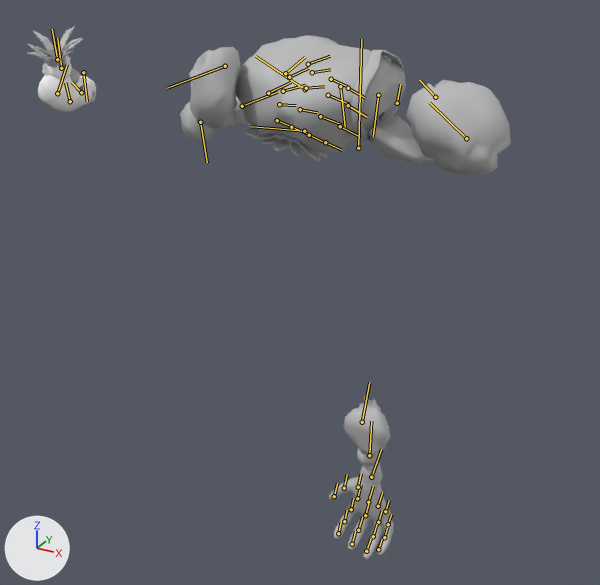
What one commit did to the FBX model Run4YourLife/Assets/Art/Characters/Boss/R4YL_CHAR_BOSS.fbx.
Before and after are seen from a camera (50 mm lens) standing at (0.076, -0.164, 0.045) and looking at (-0.026, 0.02, -0.048). Arrows for +X, +Y and +Z are at lower left; the lights stay in place. Both versions are drawn at frame 701 of the action 'Take 001'; the numbers are the values there. The bones that bend it are drawn over the model as lines.

Objects in the first picture: 'Boss_Anim2:Boss_Body', 'Boss_Anim2:Boss_Feathers', 'Boss_Anim2:Boss_Head', 'Boss_Anim2:Boss_L_Hand', 'Boss_Anim2:Boss_Neckless', 'Boss_Anim2:Boss_R_Hand', 'Boss_Anim2:Boss_eyebows'.
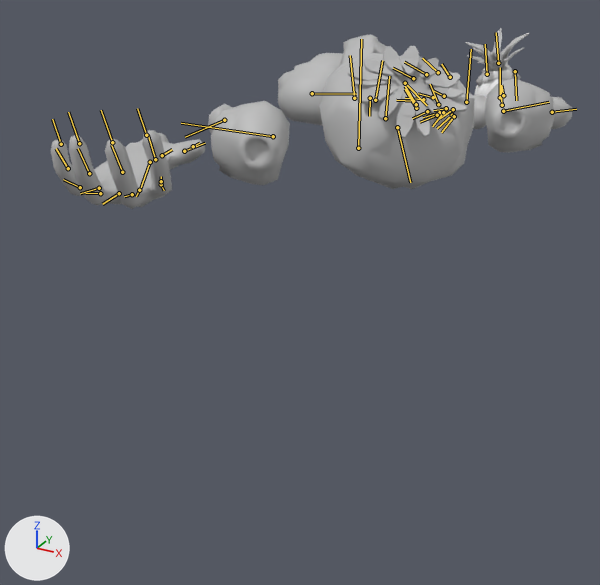
Where the change shows, as pixel boxes [x1, y1, x2, y2] in the pictures (600 x 585 px):
'Boss_Anim2:Boss_Body', posed (10% wider, 64% shorter)
    before: [180, 35, 511, 466]
    after: [208, 34, 573, 189]
'Boss_Anim2:Boss_L_Hand', posed
    before: [233, 96, 247, 125]
    after: [51, 130, 205, 209]
'Boss_Anim2:Boss_Neckless', posed
    before: [243, 117, 328, 162]
    after: [348, 46, 467, 138]
'Boss_Anim2:Boss_R_Hand', posed
    before: [329, 460, 394, 559]
    after: [437, 67, 486, 129]
'Boss_Anim2:Boss_Head', posed
    before: [38, 50, 96, 112]
    after: [474, 61, 521, 98]
'Boss_Anim2:Boss_Feathers', posed (12% wider)
    before: [27, 26, 83, 69]
    after: [466, 28, 529, 72]
'Boss_Anim2:Boss_eyebows', posed (24% wider)
    before: [44, 68, 80, 84]
    after: [476, 71, 521, 86]
bone 'Boss_Anim2:CenterHip', root to tip
    before: (397, 103) to (400, 84)
    after: (370, 98) to (369, 116)
bone 'Boss_Anim2:CenterFoot', root to tip
    before: (435, 97) to (419, 80)
    after: (354, 98) to (350, 55)
bone 'Boss_Anim2:CenterSpine', root to tip
    before: (378, 95) to (373, 136)
    after: (375, 100) to (382, 60)
bone 'Boss_Anim2:CenterSpine.001', root to tip
    before: (340, 86) to (345, 127)
    after: (385, 118) to (389, 76)
bone 'Boss_Anim2:CenterSpine.002', root to tip
    before: (305, 89) to (255, 56)
    after: (397, 127) to (410, 182)
bone 'Boss_Anim2:CenterHead', root to tip
    before: (57, 93) to (67, 64)
    after: (500, 97) to (500, 67)
bone 'Boss_Anim2:RightShoulder', root to tip
    before: (362, 422) to (369, 382)
    after: (503, 111) to (549, 102)
bone 'Boss_Anim2:RightElbow', root to tip
    before: (369, 455) to (371, 421)
    after: (552, 112) to (576, 109)
bone 'Boss_Anim2:RightHand', root to tip
    before: (371, 477) to (381, 449)
    after: (466, 102) to (471, 49)
bone 'Boss_Anim2:RightFinger4', root to tip
    before: (378, 506) to (382, 492)
    after: (438, 72) to (422, 58)
bone 'Boss_Anim2:RightFinger', root to tip
    before: (378, 522) to (382, 510)
    after: (433, 97) to (418, 93)
bone 'Boss_Anim2:RightFinger.001', root to tip
    before: (373, 536) to (377, 524)
    after: (439, 112) to (423, 117)
bone 'Boss_Anim2:RightFinger.002', root to tip
    before: (366, 551) to (371, 538)
    after: (452, 115) to (437, 128)
bone 'Boss_Anim2:RightFinger3', root to tip
    before: (368, 502) to (373, 486)
    after: (426, 74) to (404, 62)
bone 'Boss_Anim2:RightFinger.003', root to tip
    before: (365, 515) to (369, 502)
    after: (423, 99) to (405, 98)
bone 'Boss_Anim2:RightFinger.004', root to tip
    before: (358, 530) to (362, 517)
    after: (437, 115) to (420, 122)
bone 'Boss_Anim2:RightFinger2', root to tip
    before: (357, 498) to (361, 484)
    after: (413, 78) to (393, 68)
bone 'Boss_Anim2:RightFinger.006', root to tip
    before: (351, 509) to (353, 498)
    after: (413, 101) to (396, 100)
bone 'Boss_Anim2:RightFinger.007', root to tip
    before: (344, 521) to (347, 510)
    after: (427, 111) to (412, 118)
bone 'Boss_Anim2:RightFinger1', root to tip
    before: (385, 511) to (389, 500)
    after: (450, 77) to (441, 64)
bone 'Boss_Anim2:RightFinger.009', root to tip
    before: (388, 524) to (391, 514)
    after: (444, 96) to (433, 90)
bone 'Boss_Anim2:RightFinger.010', root to tip
    before: (384, 537) to (387, 527)
    after: (446, 108) to (433, 110)
bone 'Boss_Anim2:RightFinger.012', root to tip
    before: (358, 487) to (361, 473)
    after: (438, 104) to (430, 84)
bone 'Boss_Anim2:RightFinger.013', root to tip
    before: (344, 488) to (347, 474)
    after: (416, 108) to (405, 89)
bone 'Boss_Anim2:LeftShoulder', root to tip
    before: (225, 66) to (167, 88)
    after: (273, 136) to (181, 123)
bone 'Boss_Anim2:LeftElbow', root to tip
    before: (200, 122) to (207, 162)
    after: (224, 120) to (185, 137)
bone 'Boss_Anim2:LeftHand', root to tip
    before: (242, 106) to (277, 92)
    after: (150, 162) to (139, 191)

What the commit changed:
Bone 'Boss_Anim2:CenterHip' (bone_boss_anim2_centerhip) moves from (1.43, 0.45, 0.0) to (1.28, -0.6, -0.97).
Bone 'Boss_Anim2:CenterHip' (bone_boss_anim2_centerhip) turns from (0, 0, 63) to (18, 48, -87) degrees about its own x, y and z.
Bone 'Boss_Anim2:CenterFoot' (bone_boss_anim2_centerfoot) moves from (0.47, -0.19, -0.2) to (1.02, -0.02, 0.3).
Bone 'Boss_Anim2:CenterFoot' (bone_boss_anim2_centerfoot) turns from (-32, -35, 17) to (43, -8, 62) degrees about its own x, y and z.
Bone 'Boss_Anim2:CenterSpine' (bone_boss_anim2_centerspine) turns from (0, 0, 31) to (-1, 0, 0) degrees about its own x, y and z.
Bone 'Boss_Anim2:CenterSpine.001' (bone_boss_anim2_centerspine_001) turns from (0, 0, 0) to (1, 0, -1) degrees about its own x, y and z.
Bone 'Boss_Anim2:CenterSpine.002' (bone_boss_anim2_centerspine_002) turns from (0, 0, 0) to (-1, -1, 0) degrees about its own x, y and z.
Bone 'Boss_Anim2:CenterHead' (bone_boss_anim2_centerhead) moves from (-5.5, 4.22, -0.05) to (2.58, -4.22, 4.05).
Bone 'Boss_Anim2:CenterHead' (bone_boss_anim2_centerhead) turns from (82, -58, 64) to (4, -30, -79) degrees about its own x, y and z.
Bone 'Boss_Anim2:RightShoulder' (bone_boss_anim2_rightshoulder) moves from (2.45, 7.3, -9.76) to (2.04, -0.67, -0.16).
Bone 'Boss_Anim2:RightShoulder' (bone_boss_anim2_rightshoulder) turns from (105, 49, 69) to (-5, -7, 34) degrees about its own x, y and z.
Bone 'Boss_Anim2:RightElbow' (bone_boss_anim2_rightelbow) moves from (0.0, 0.0, 0.0) to (0.15, -1.96, -0.53).
Bone 'Boss_Anim2:RightElbow' (bone_boss_anim2_rightelbow) turns from (14, -63, -6) to (0, 0, 0) degrees about its own x, y and z.
Bone 'Boss_Anim2:RightHand' (bone_boss_anim2_righthand) moves from (0.0, 0.0, 0.0) to (-1.73, -0.94, -1.71).
Bone 'Boss_Anim2:RightHand' (bone_boss_anim2_righthand) turns from (0, 0, 0) to (-35, 16, -42) degrees about its own x, y and z.
Bone 'Boss_Anim2:RightFinger4' (bone_boss_anim2_rightfinger4) turns from (0, 0, 0) to (-16, 15, -81) degrees about its own x, y and z.
Bone 'Boss_Anim2:RightFinger' (bone_boss_anim2_rightfinger) turns from (0, 0, 0) to (-1, 7, -24) degrees about its own x, y and z.
Bone 'Boss_Anim2:RightFinger.001' (bone_boss_anim2_rightfinger_001) turns from (0, 0, 0) to (-1, 8, -24) degrees about its own x, y and z.
Bone 'Boss_Anim2:RightFinger.002' (bone_boss_anim2_rightfinger_002) turns from (0, 0, 0) to (-16, 9, 17) degrees about its own x, y and z.
Bone 'Boss_Anim2:RightFinger3' (bone_boss_anim2_rightfinger3) turns from (0, 0, 0) to (-24, 1, -79) degrees about its own x, y and z.
Bone 'Boss_Anim2:RightFinger.003' (bone_boss_anim2_rightfinger_003) turns from (0, 0, 0) to (-3, 4, -25) degrees about its own x, y and z.
Bone 'Boss_Anim2:RightFinger.004' (bone_boss_anim2_rightfinger_004) turns from (0, 0, 0) to (-5, 3, -25) degrees about its own x, y and z.
Bone 'Boss_Anim2:RightFinger2' (bone_boss_anim2_rightfinger2) turns from (0, 0, 0) to (-17, 1, -80) degrees about its own x, y and z.
Bone 'Boss_Anim2:RightFinger.006' (bone_boss_anim2_rightfinger_006) turns from (0, 0, 0) to (-4, 4, -25) degrees about its own x, y and z.
Bone 'Boss_Anim2:RightFinger.007' (bone_boss_anim2_rightfinger_007) turns from (0, 0, 0) to (-7, 3, -24) degrees about its own x, y and z.
Bone 'Boss_Anim2:RightFinger1' (bone_boss_anim2_rightfinger1) turns from (0, 0, 0) to (-4, 29, -78) degrees about its own x, y and z.
Bone 'Boss_Anim2:RightFinger.009' (bone_boss_anim2_rightfinger_009) turns from (0, 0, 0) to (5, 10, -23) degrees about its own x, y and z.
Bone 'Boss_Anim2:RightFinger.010' (bone_boss_anim2_rightfinger_010) turns from (0, 0, 0) to (5, 9, -23) degrees about its own x, y and z.
Bone 'Boss_Anim2:RightFinger.012' (bone_boss_anim2_rightfinger_012) turns from (0, 0, 0) to (-10, -25, -21) degrees about its own x, y and z.
Bone 'Boss_Anim2:RightFinger.013' (bone_boss_anim2_rightfinger_013) turns from (0, 0, 0) to (-8, -37, 0) degrees about its own x, y and z.
Bone 'Boss_Anim2:LeftShoulder' (bone_boss_anim2_leftshoulder) moves from (0.27, -0.1, -0.95) to (0.27, 1.06, -0.33).
Bone 'Boss_Anim2:LeftShoulder' (bone_boss_anim2_leftshoulder) turns from (18, -107, 78) to (0, 0, 0) degrees about its own x, y and z.
Bone 'Boss_Anim2:LeftElbow' (bone_boss_anim2_leftelbow) moves from (0.0, 0.0, 0.0) to (-0.8, 0.76, 1.96).
Bone 'Boss_Anim2:LeftElbow' (bone_boss_anim2_leftelbow) turns from (18, 2, -1) to (-63, -126, 27) degrees about its own x, y and z.
Bone 'Boss_Anim2:LeftHand' (bone_boss_anim2_lefthand) moves from (0.0, 0.0, 0.0) to (-0.74, 0.42, 1.43).
Bone 'Boss_Anim2:LeftHand' (bone_boss_anim2_lefthand) turns from (0, 3, 0) to (66, -25, 11) degrees about its own x, y and z.
